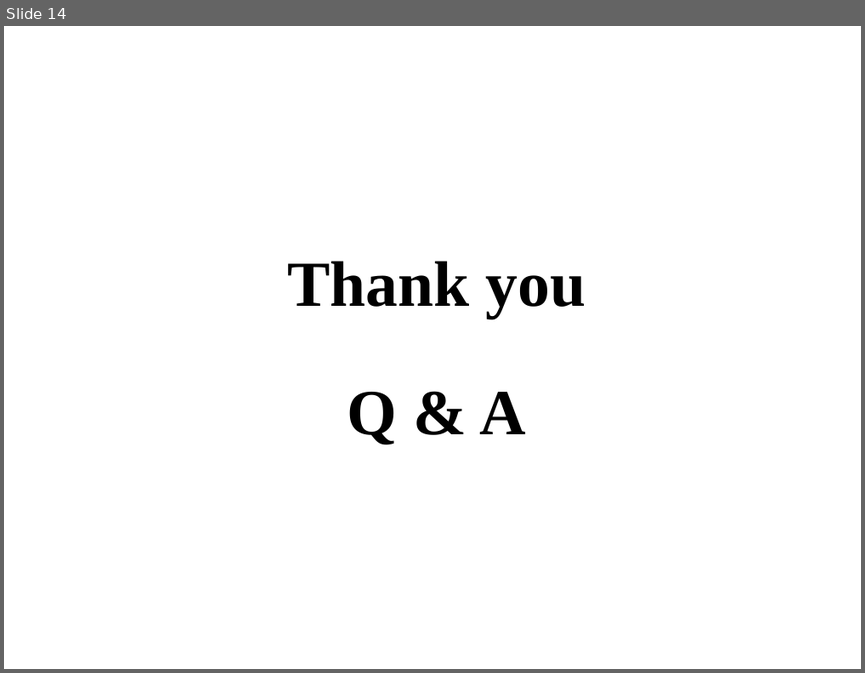
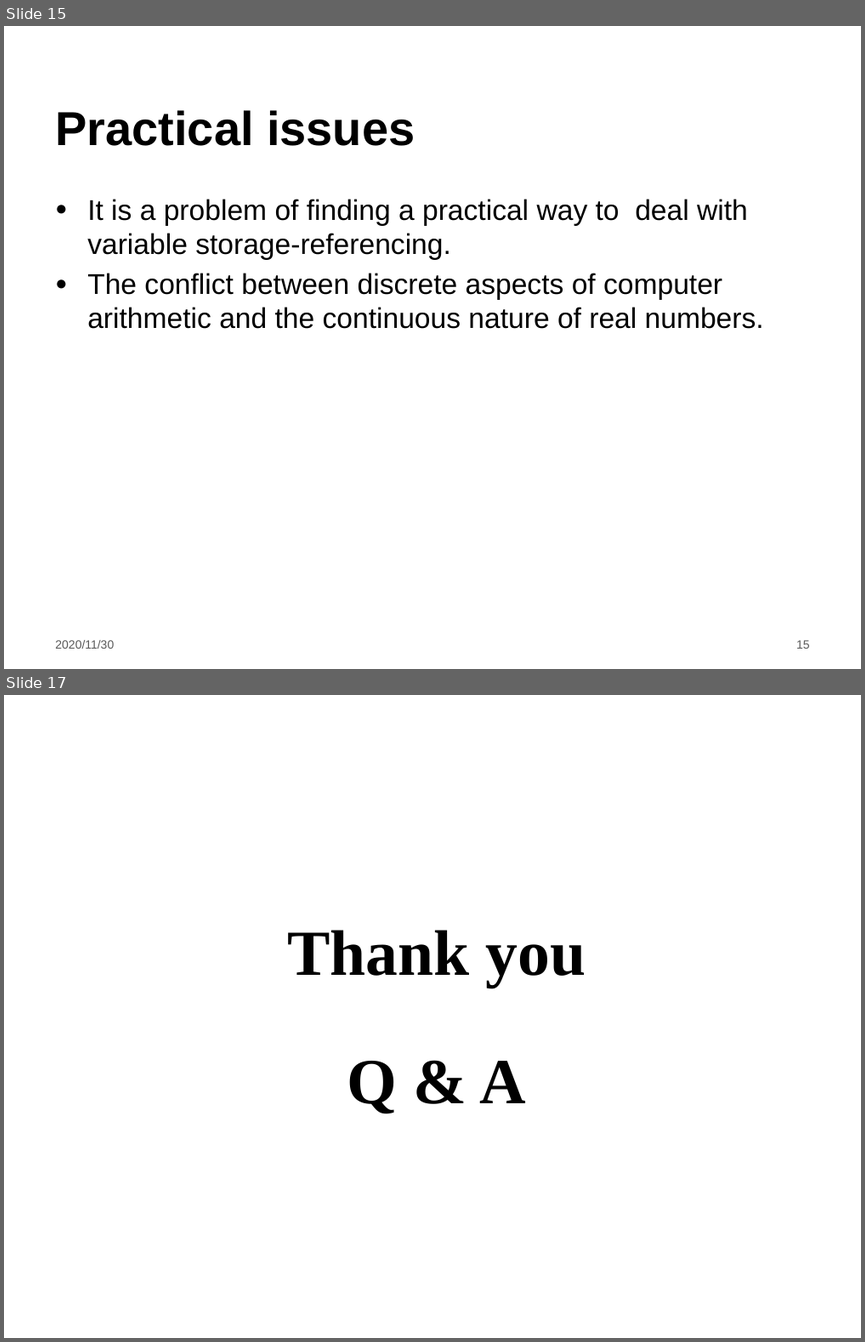
Before and after one commit to LintianShi/Research-Proposal, a slide deck: Symbolic_execution.pptx. Shown one above the other, each under a label of ours: slide 14 before the commit, slides 15 and 17 after it; the slides between them are not shown. The pictures are 865x673 and 865x1342 pixels, drawn with LibreOffice and Linux fonts; fonts in the diff are those of the drawing; background and template pictures are left out. Boxes give left, top, right and bottom in pixels: in the first picture for what was removed or moved away, otherwise in the second. Text is boxed around its words. In the diff, an @@ line names an element or a change of style, - is before the commit and + after.

```diff
--- a/Symbolic_execution.pptx
+++ b/Symbolic_execution.pptx
@@ slide 15 added at [4, 26, 861, 669], background #FFFFFF @@
@@ title added at [55, 110, 415, 146], 40 pt, text #000000, bold @@
+Practical issues
@@ text added at [87, 199, 764, 329], 24 pt, text #000000 @@
+● It is a problem of finding a practical way to deal with variable storage-referencing.
+● The conflict between discrete aspects of computer arithmetic and the continuous nature of real numbers.
@@ text added at [55, 640, 114, 648], 10 pt, text #595959 @@
+2020/11/30
@@ page number added at [796, 640, 810, 648], 10 pt, text #595959 @@
+15
@@ what was slide 14 is now slide 17 @@
```
Also in this commit, not shown: 2 slides changed, 4 other slides added.
